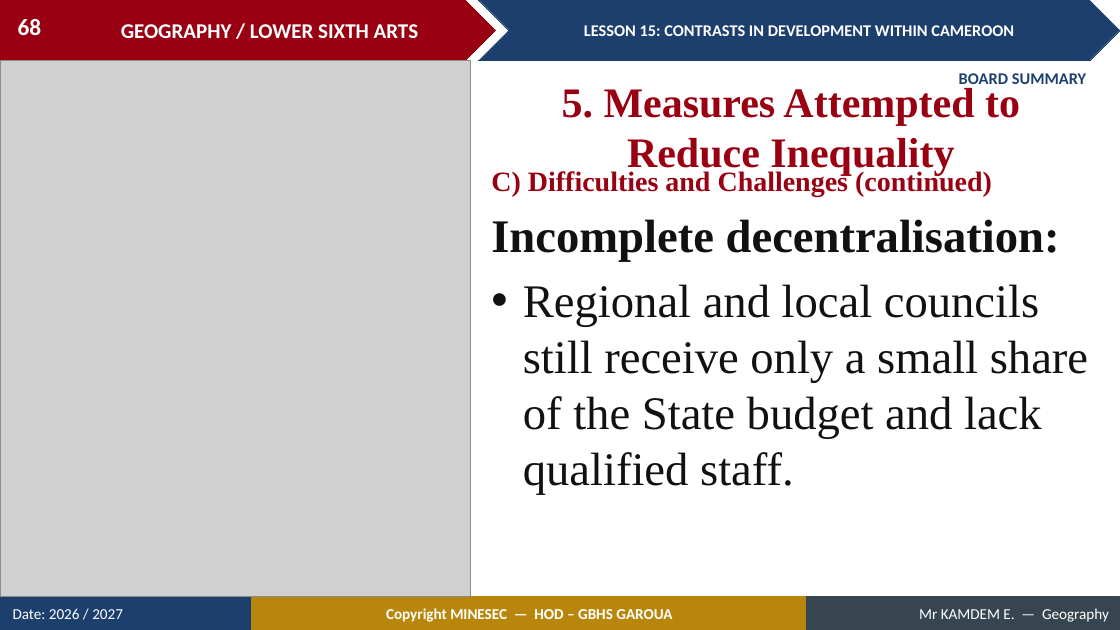
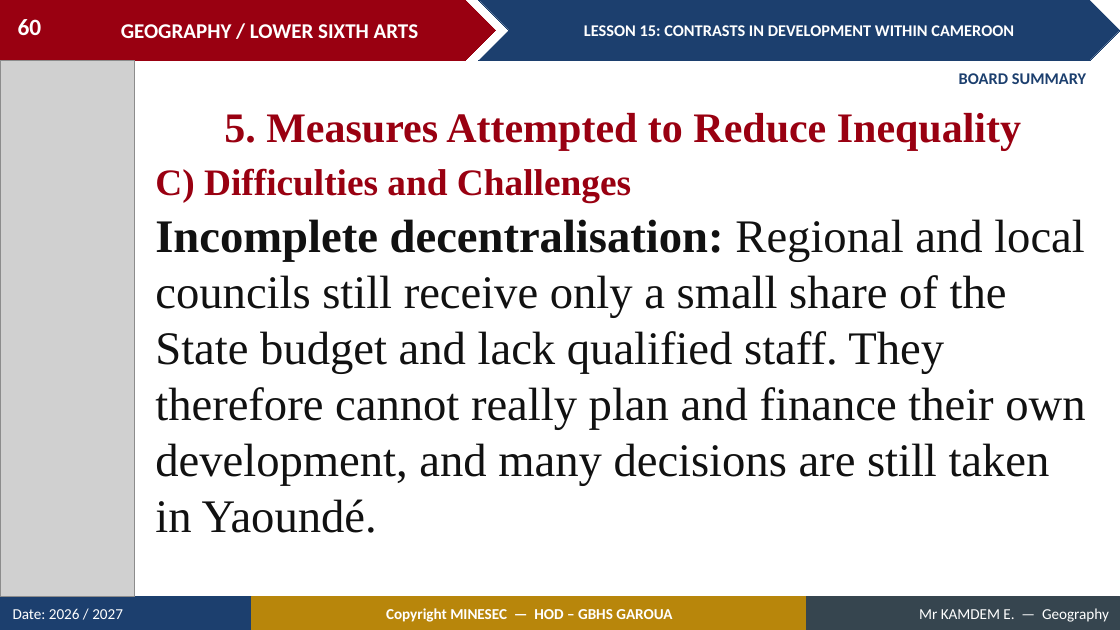
Before and after one commit to Berthautk/linea-github, a slide deck: slide 60 of lecons/LSA/Geography of Cameroon/15_LSA_CAM_L15_Contrasts_in_Development_within_Cameroon.pptx (slide 68 before the commit). Drawn at 1120x630 pixels with LibreOffice and Linux fonts; fonts in the diff are those of the drawing; grey boxes stand for pictures. Boxes give left, top, right and bottom in pixels: in the first picture for what was removed or moved away, otherwise in the second. Text is boxed around its words. In the diff, an @@ line names an element or a change of style, - is before the commit and + after.

```diff
--- a/lecons/LSA/Geography of Cameroon/15_LSA_CAM_L15_Contrasts_in_Development_within_Cameroon.pptx
+++ b/lecons/LSA/Geography of Cameroon/15_LSA_CAM_L15_Contrasts_in_Development_within_Cameroon.pptx
@@ page number at [18,19,42,35]: text changed @@
-68
+60
@@ picture: place and size @@
-picture at [0,60,471,597]
+picture at [0,60,134,597]
@@ text "5. Measures Attempted to Reduce ..." rewrapped from [562,88,1020,176] to [224,113,1021,150] @@
@@ text at [155,168,631,202]: text changed; size 24 to 32 pt @@
-C) Difficulties and Challenges (continued)
+C) Difficulties and Challenges
@@ text at [155,219,1085,533]: text changed @@
-Incomplete decentralisation:
-• Regional and local councils still receive only a small share of the State budget and lack qualified staff.
+Incomplete decentralisation: Regional and local councils still receive only a small share of the State budget and lack qualified staff. They therefore cannot really plan and finance their own development, and many decisions are still taken in Yaoundé.
```
Also in this commit, not shown: 20 other slides changed, 3 slides added, 14 slides removed, 5 other files.
